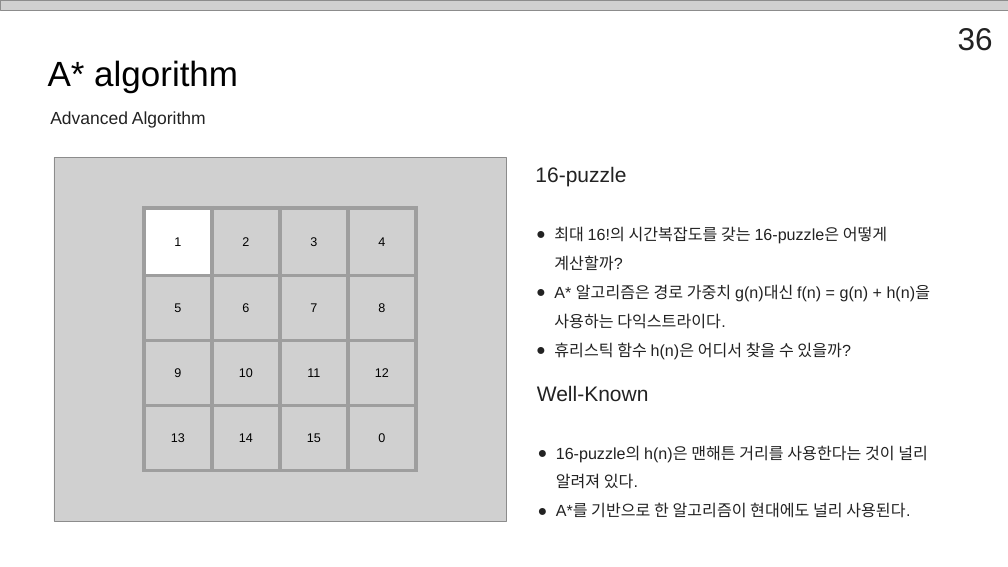
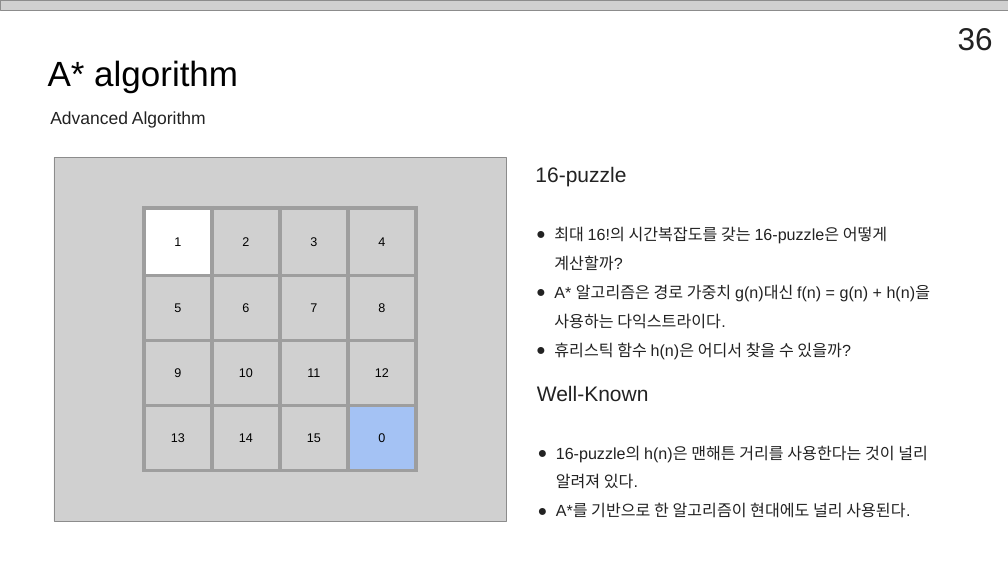
Before and after one commit to SSAFY-Seoul-Class-7/SSAFY_14th_Seminar, a slide deck: slide 36 of 송현우/Shortest_path_송현우.pptx. Drawn at 1008x567 pixels with LibreOffice and Linux fonts; fonts in the diff are those of the drawing; grey boxes stand for pictures; background and template pictures are left out. Boxes give left, top, right and bottom in pixels: in the first picture for what was removed or moved away, otherwise in the second. Text is boxed around its words. In the diff, an @@ line names an element or a change of style, - is before the commit and + after.

```diff
--- a/송현우/Shortest_path_송현우.pptx
+++ b/송현우/Shortest_path_송현우.pptx
@@ table at (144, 208, 416, 470) @@
@@ fill none to #A4C2F4 in row 4, column 4 @@
```
Also in this commit, not shown: 9 other slides changed.
